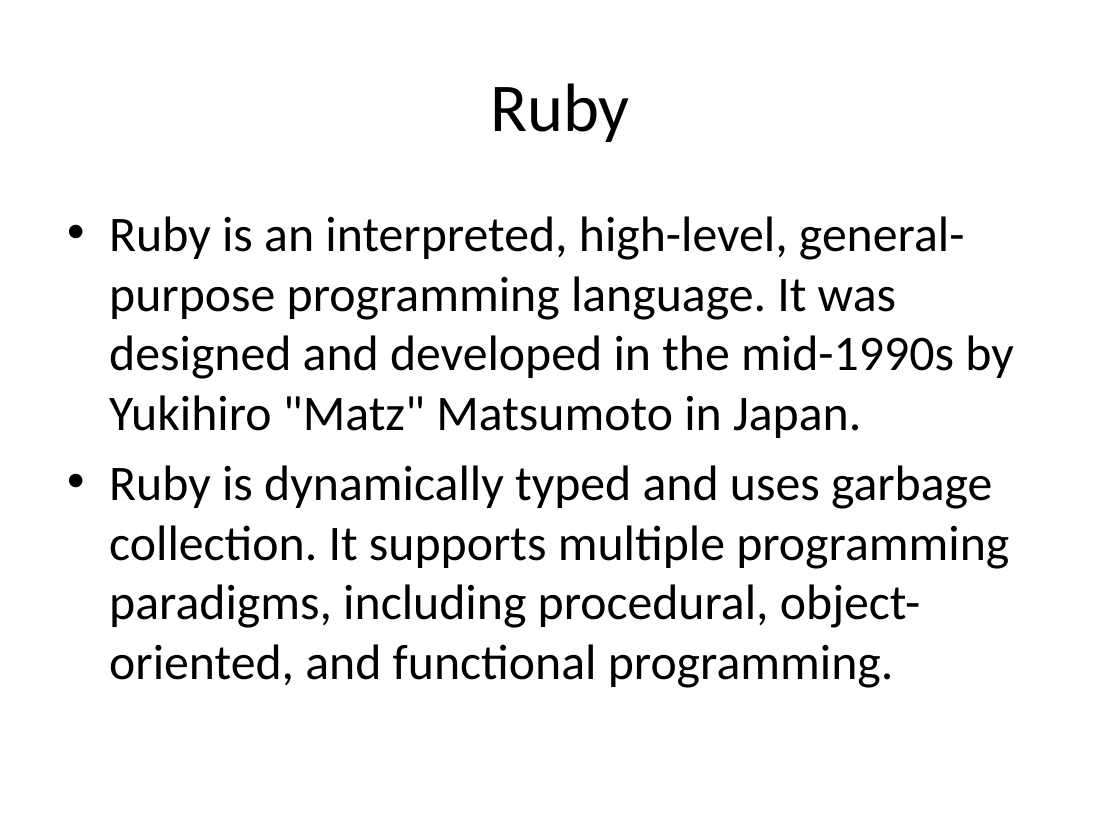
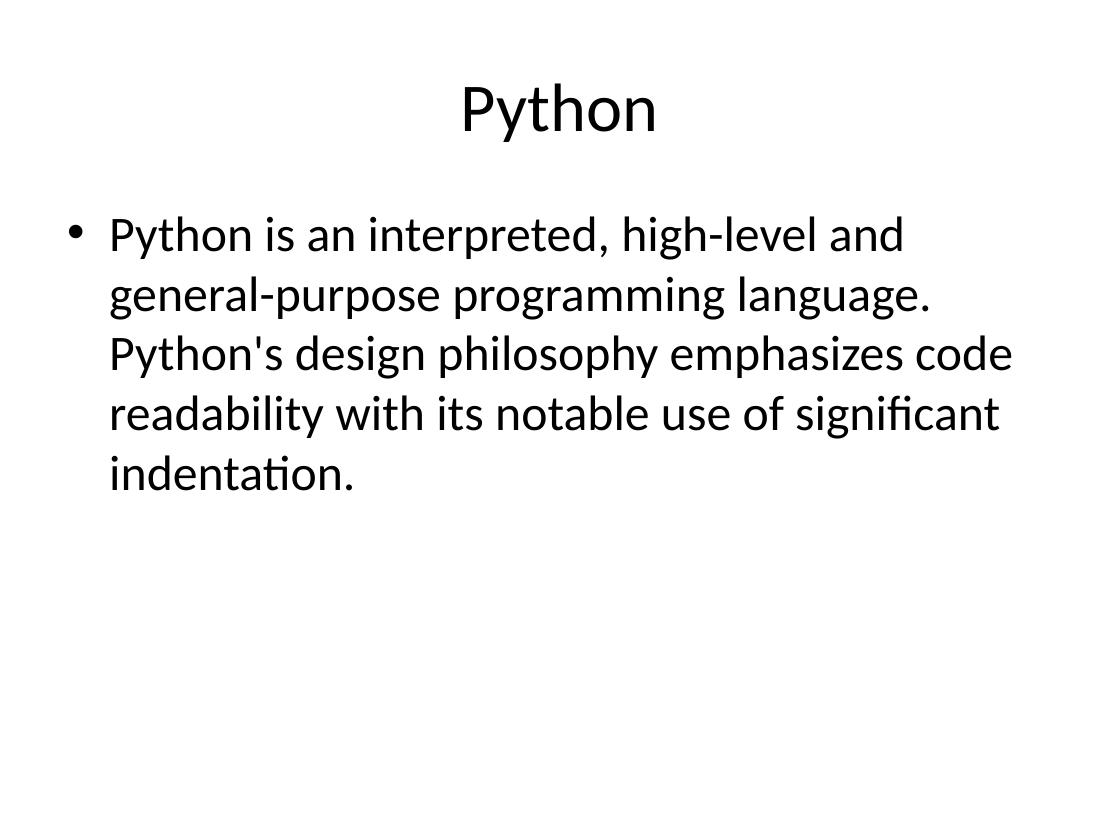
Before and after one commit to PranavSandeep/Reaction-creator, a slide deck: slide 4 of test.pptx. Drawn at 1120x840 pixels with LibreOffice and Linux fonts; fonts in the diff are those of the drawing. Boxes give left, top, right and bottom in pixels: in the first picture for what was removed or moved away, otherwise in the second. Text is boxed around its words. In the diff, an @@ line names an element or a change of style, - is before the commit and + after.

```diff
--- a/test.pptx
+++ b/test.pptx
@@ title at (x1=461, y1=83, x2=659, y2=142): text changed @@
-Ruby
+Python
@@ text at (x1=109, y1=216, x2=1013, y2=491): text changed @@
-• Ruby is an interpreted, high-level, general-purpose programming language. It was designed and developed in the mid-1990s by Yukihiro "Matz" Matsumoto in Japan.
-• Ruby is dynamically typed and uses garbage collection. It supports multiple programming paradigms, including procedural, object-oriented, and functional programming.
+• Python is an interpreted, high-level and general-purpose programming language. Python's design philosophy emphasizes code readability with its notable use of significant indentation.
```
Also in this commit, not shown: 5 slides added, 5 slides removed, 2 other files.
